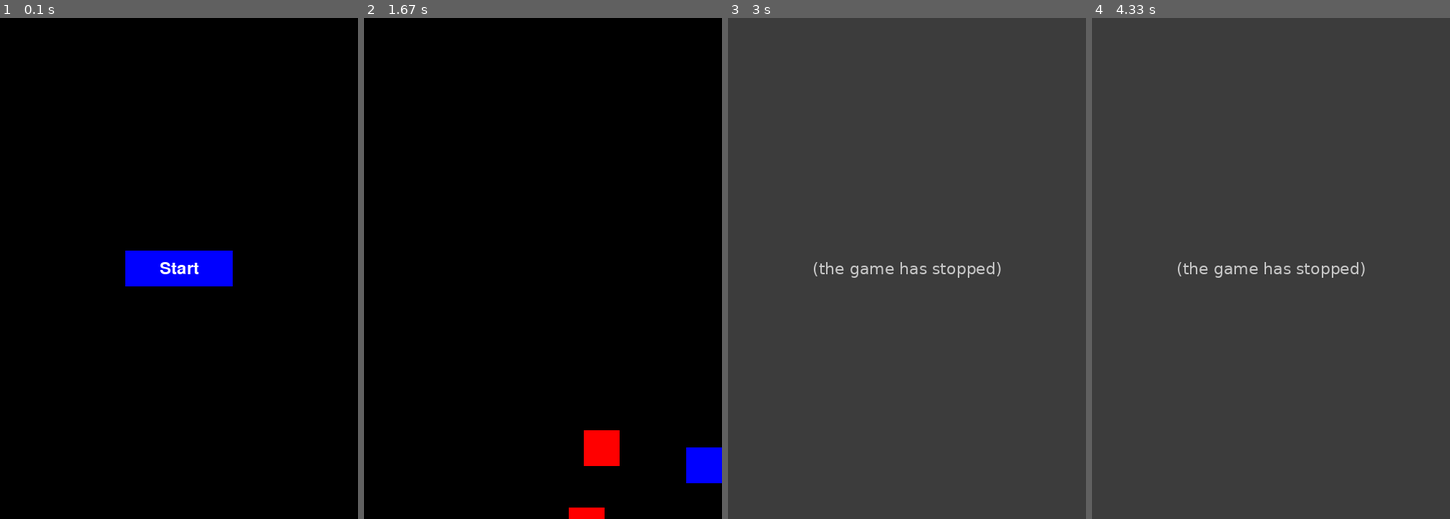
Above: before the commit, frames 1-4 (left to right).
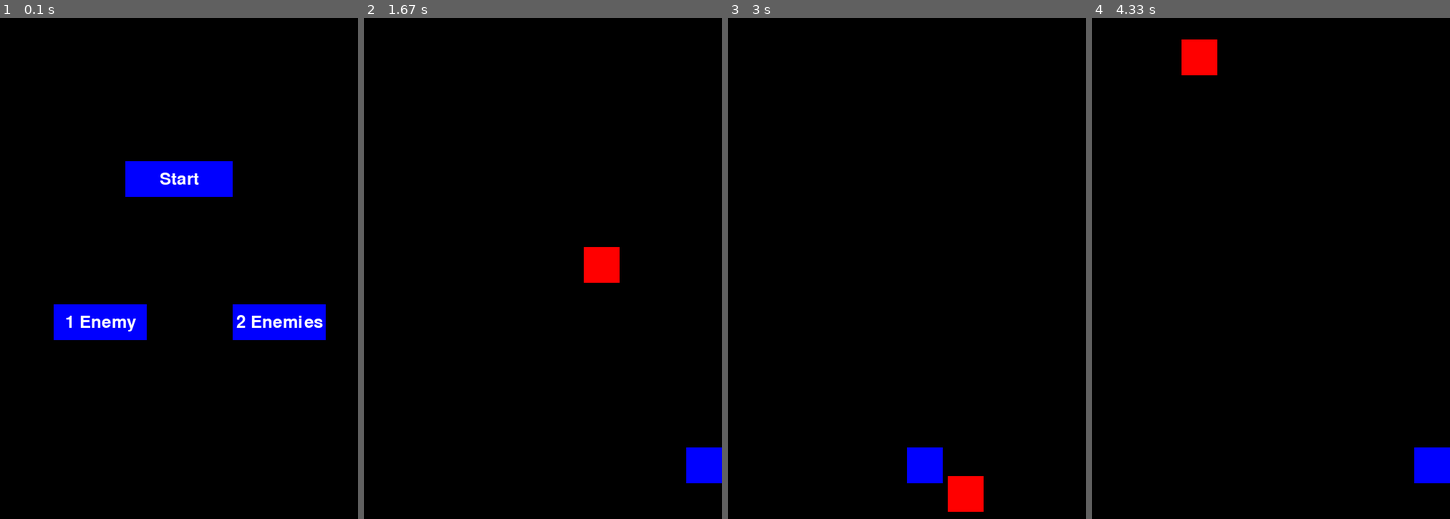
Above: after the commit, the same moments.

Repository: CesarBaquiro/PyGame
Game: pygame game, started from game.py
Same seed, same stepped clock (60 frames per second), same inputs: the game is played once before the commit and once after it.
Inputs (mouse positions are in pixels of both pictures, inside the frame that each line leads up to):
- Up to frame 1 (0.1 s): no input
- Up to frame 2 (1.67 s): press the mouse at (543, 178) at 0.37 s; move the mouse to (560, 278) at 0.47 s; release the mouse at (578, 378) at 0.6 s; hold Right 0.67-1.13 s; move the mouse to (432, 193) at 0.7 s; hold Right 1.17-1.63 s
- Up to frame 3 (3 s): hold Left 1.67-2.2 s; hold Left 2.23-2.63 s; hold Right from 2.67 s (still down)
- Up to frame 4 (4.33 s): release Right at 3.3 s; hold Left 3.33-3.8 s; hold Right 3.83-4.3 s

The runs differ from the first frame. In frame 1, 8.0% of the frame differs, in the area x 15-91%, y 28-65%; in frame 2, 1.7%; in frame 3, 100%, in the area x 0-100%, y 0-100%; in frame 4, 100%.
Before the commit the program exited at 1.73 s; later frames show no game.

Commit message:
Added 2 buttons to select between 1 or 2 enemies

Diff:
--- a/game.py
+++ b/game.py
@@ -43,6 +43,7 @@
 # Enemy positions and speeds
 enemies = []
 enemy_speeds = []
+num_enemies = 1  # Default to 2 enemies
 
 for i in range(2):  # Create two enemies
     enemies.append([random.randint(0, WIDTH - enemy_size), 0])
@@ -59,26 +60,51 @@
 
 #----------------Funtions--------------------------
 def show_start_screen():
-    global current_screen, button_clicked
-    screen.fill(color_dark)
+    global current_screen, num_enemies
+
+    # Button to start the game
+    start_button_rect = pygame.Rect(WIDTH // 2 - 75, 200, 150, 50)
+    pygame.draw.rect(screen, color_blue, start_button_rect)
     font = pygame.font.Font(None, 36)
-
-    # Dibuja el botón "Start"
-    pygame.draw.rect(screen, color_blue, start_button_rect)
     text = font.render("Start", True, color_white)
     text_rect = text.get_rect()
     text_rect.center = start_button_rect.center
     screen.blit(text, text_rect)
 
-    # Verifica si se hizo clic en el botón
-    if not button_clicked:
-        if start_button_rect.collidepoint(pygame.mouse.get_pos()):
-            pygame.draw.rect(screen, color_white, start_button_rect, 2)
-            if pygame.mouse.get_pressed()[0]:  # Si se hizo clic
-                button_clicked = True
-        else:
-            pygame.draw.rect(screen, color_blue, start_button_rect, 2)
+    # Check if the home button was clicked
+    if start_button_rect.collidepoint(pygame.mouse.get_pos()):
+        pygame.draw.rect(screen, color_white, start_button_rect, 2)
+        if pygame.mouse.get_pressed()[0] and current_screen == START_SCREEN:
+            current_screen = GAME_SCREEN
 
+    # Buttons to select the number of enemies
+    btn1enemy = pygame.Rect(WIDTH // 4 - 50, HEIGHT // 2 + 50, 130, 50)
+    btn2enemy = pygame.Rect(3 * WIDTH // 4 - 50, HEIGHT // 2 + 50, 130, 50)
+
+    pygame.draw.rect(screen, color_blue, btn1enemy)
+    pygame.draw.rect(screen, color_blue, btn2enemy)
+
+    font = pygame.font.Font(None, 36)
+    text1 = font.render("1 Enemy", True, color_white)
+    text2 = font.render("2 Enemies", True, color_white)
+
+    text_rect1 = text1.get_rect()
+    text_rect2 = text2.get_rect()
+
+    text_rect1.center = btn1enemy.center
+    text_rect2.center = btn2enemy.center
+
+    screen.blit(text1, text_rect1)
+    screen.blit(text2, text_rect2)
+
+    if btn1enemy.collidepoint(pygame.mouse.get_pos()):
+        pygame.draw.rect(screen, color_white, btn1enemy, 2)
+        if pygame.mouse.get_pressed()[0] and current_screen == START_SCREEN:
+            num_enemies = 1
+    elif btn2enemy.collidepoint(pygame.mouse.get_pos()):
+        pygame.draw.rect(screen, color_white, btn2enemy, 2)
+        if pygame.mouse.get_pressed()[0] and current_screen == START_SCREEN:
+            num_enemies = 2
 
     pygame.display.update()
 
@@ -140,23 +166,19 @@
 
     # We restart the screen to create a motion effect
         screen.fill(color_dark)
-        for i in range(len(enemies)):
+        for i in range(num_enemies):
             if enemies[i][1] >= 0 and enemies[i][1] < HEIGHT:
                 enemies[i][1] += enemy_speeds[i]
             else:
                 enemies[i] = [random.randint(0, WIDTH - enemy_size), 0]
-                enemy_speeds[i] = random.randint(10, 30)
+                enemy_speeds[i] = random.randint(2, 5)
             pygame.draw.rect(screen, color_red, (enemies[i][0], enemies[i][1], enemy_size, enemy_size))
             if detect_collision(player_pos, enemies[i]):
                 game_over = True
 
-        # We draw our player
-        pygame.draw.rect(screen, color_blue,
-                        (player_pos[0], player_pos[1], player_size, player_size))
-
-        # We draw our enemy
-        #pygame.draw.rect(screen, color_red,
-         #               (enemy_pos[0], enemy_pos[1], enemy_size, enemy_size))
+        pygame.draw.rect(screen, color_blue, (player_pos[0], player_pos[1], player_size, player_size))
+        clock.tick(30)
+        pygame.display.update()
 
 
         # We limit the Fhz
